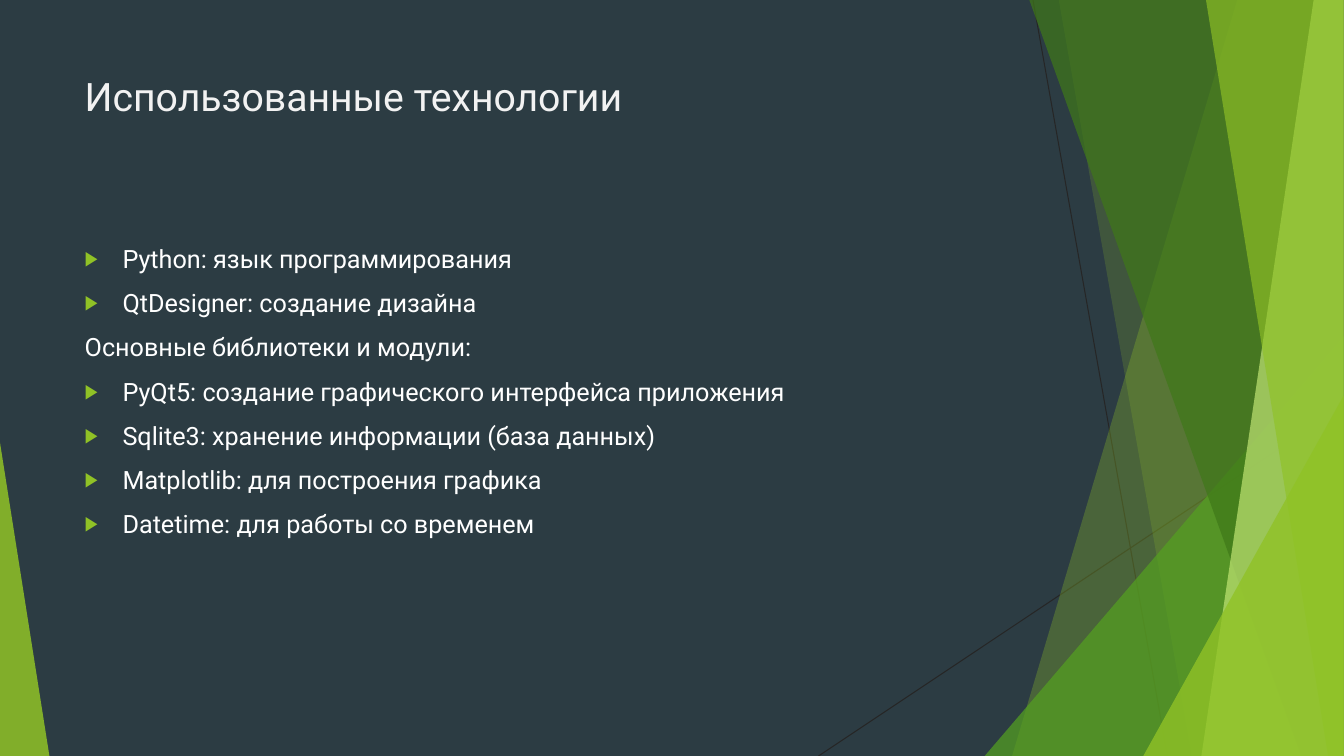
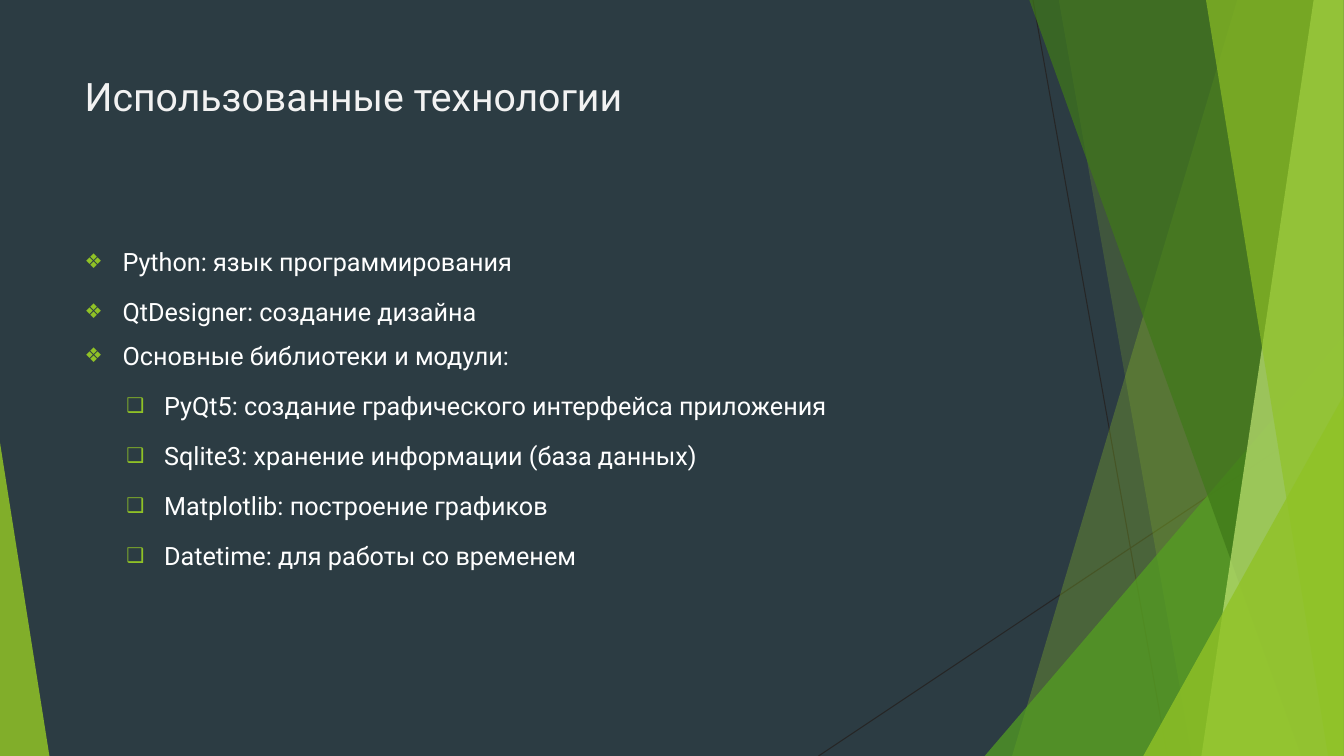
Before and after one commit to BorislavTimoshin/TaskCompletionDiary, a slide deck: slide 4 of description_project/Презентация.pptx. Drawn at 1344x756 pixels with LibreOffice and Linux fonts; fonts in the diff are those of the drawing. Boxes give left, top, right and bottom in pixels: in the first picture for what was removed or moved away, otherwise in the second. Text is boxed around its words. In the diff, an @@ line names an element or a change of style, - is before the commit and + after.

```diff
--- a/description_project/Презентация.pptx
+++ b/description_project/Презентация.pptx
@@ text at (x1=123, y1=252, x2=826, y2=570): bullet ▶ to ❖; line spacing 1 to 1.1; more space between paragraphs; bullet none to ❖; bullet ▶ to ❑ @@
@@ text at (x1=164, y1=496, x2=547, y2=520): text changed @@
-▶ Matplotlib: для построения графика
+❑ Matplotlib: построение графиков
```
Also in this commit, not shown: 1 other slide changed, 4 slides added, 5 slides removed, 2 other files.
